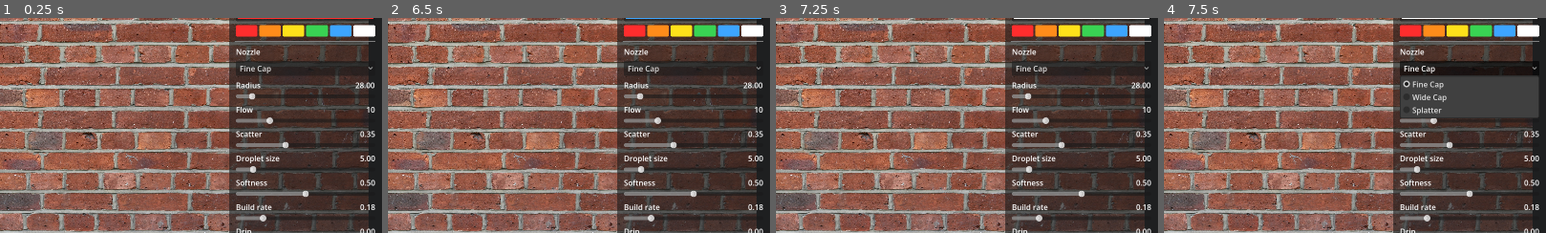
Above: before the commit, frames 1-4 (left to right).
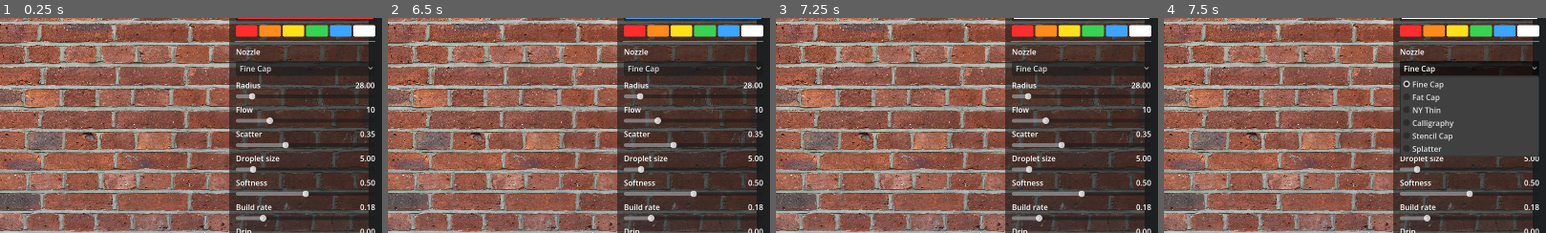
Above: after the commit, the same moments.

Repository: skynab/Brick-Wall-Spray-Paint
Game: Godot game, scene res://main.tscn
The game is run twice, just before and just after one commit, with the same random seed, the same clock (stepped at 60 frames per second) and the same inputs.
Inputs (mouse positions are % of the whole screen's width and height, from its top left):
- Up to frame 1 (0.25 s): no input
- Up to frame 2 (6.5 s): click "Auto-spray near wall" at 0.5 s; click "Mouse" at 1.25 s; click "Calibrate wall (3 corners)" at 2 s; click (82, 42) at 2.77 s; click (85, 42) at 3.52 s; click (88, 42) at 4.27 s; click (92, 42) at 5.02 s; click (95, 42) at 5.77 s
- Up to frame 3 (7.25 s): click (98, 42) at 6.52 s
- Up to frame 4 (7.5 s): click "Fine Cap" at 7.25 s
The pictures show only the part of the screen within x 50-100%, y 39-89%; the shares and areas given below are measured in that part.

Frames 1-3 are identical in both runs. In frame 4, 4.1% of the frame differs, in the area x 61-99%, y 35-65%.

Commit message:
Phase A Improvements

Diff:
--- /dev/null
+++ b/nozzles/calligraphy.tres
@@ -0,0 +1,17 @@
+[gd_resource type="Resource" script_class="Nozzle" load_steps=2 format=3 uid="uid://cnozcalligraphy01"]
+
+[ext_resource type="Script" path="res://scripts/nozzles/nozzle.gd" id="1_nozzle"]
+
+[resource]
+script = ExtResource("1_nozzle")
+nozzle_name = "Calligraphy"
+shape = 2
+aspect = 4.0
+angle = 45.0
+radius_px = 70.0
+flow = 16
+scatter = 0.6
+droplet_size_px = 9.0
+softness = 0.6
+build_rate = 0.12
+drip_chance = 0.0
--- a/nozzles/fine_cap.tres
+++ b/nozzles/fine_cap.tres
@@ -5,6 +5,9 @@
 [resource]
 script = ExtResource("1_nozzle")
 nozzle_name = "Fine Cap"
+shape = 0
+aspect = 1.0
+angle = 0.0
 radius_px = 28.0
 flow = 10
 scatter = 0.35
--- /dev/null
+++ b/nozzles/ny_thin.tres
@@ -0,0 +1,17 @@
+[gd_resource type="Resource" script_class="Nozzle" load_steps=2 format=3 uid="uid://cnoznythin01"]
+
+[ext_resource type="Script" path="res://scripts/nozzles/nozzle.gd" id="1_nozzle"]
+
+[resource]
+script = ExtResource("1_nozzle")
+nozzle_name = "NY Thin"
+shape = 1
+aspect = 3.5
+angle = 90.0
+radius_px = 26.0
+flow = 12
+scatter = 0.45
+droplet_size_px = 4.0
+softness = 0.5
+build_rate = 0.16
+drip_chance = 0.0
--- a/nozzles/splatter.tres
+++ b/nozzles/splatter.tres
@@ -5,6 +5,9 @@
 [resource]
 script = ExtResource("1_nozzle")
 nozzle_name = "Splatter"
+shape = 4
+aspect = 1.0
+angle = 0.0
 radius_px = 90.0
 flow = 6
 scatter = 1.0
--- /dev/null
+++ b/nozzles/stencil_cap.tres
@@ -0,0 +1,17 @@
+[gd_resource type="Resource" script_class="Nozzle" load_steps=2 format=3 uid="uid://cnozstencilcap01"]
+
+[ext_resource type="Script" path="res://scripts/nozzles/nozzle.gd" id="1_nozzle"]
+
+[resource]
+script = ExtResource("1_nozzle")
+nozzle_name = "Stencil Cap"
+shape = 3
+aspect = 1.0
+angle = 0.0
+radius_px = 70.0
+flow = 16
+scatter = 0.85
+droplet_size_px = 10.0
+softness = 0.25
+build_rate = 0.1
+drip_chance = 0.0
--- a/nozzles/wide_cap.tres
+++ b/nozzles/wide_cap.tres
@@ -4,7 +4,10 @@
 
 [resource]
 script = ExtResource("1_nozzle")
-nozzle_name = "Wide Cap"
+nozzle_name = "Fat Cap"
+shape = 0
+aspect = 1.0
+angle = 0.0
 radius_px = 110.0
 flow = 18
 scatter = 0.9
--- a/scripts/nozzles/nozzle.gd
+++ b/scripts/nozzles/nozzle.gd
@@ -3,8 +3,24 @@
 
 ## Tunable parameters for one spray cap. Presets live in res://nozzles/*.tres.
 
+## The geometric footprint of the spray cone. Drives how droplets are scattered
+## around the aim point (see SprayTool._sample_offset).
+##   ROUND    — even disc (classic cap).
+##   OVAL     — disc stretched by `aspect` (fat/thin fan caps).
+##   LINE     — narrow calligraphy stroke along the `angle` axis.
+##   SQUARE   — uniform square footprint (stencil / hard cap edge).
+##   SPLATTER — sparse jittered specks with size variation.
+enum Shape { ROUND, OVAL, LINE, SQUARE, SPLATTER }
+
 ## Display name shown in the HUD / menu.
 @export var nozzle_name: String = "Nozzle"
+## Footprint geometry of the spray cone.
+@export var shape: Shape = Shape.ROUND
+## Width-to-height stretch of the footprint. 1 = symmetric; >1 widens along the
+## local X axis (used by OVAL and LINE). Ignored by ROUND.
+@export_range(1.0, 8.0, 0.1) var aspect: float = 1.0
+## Rotation of the footprint in degrees. Orients OVAL/LINE/SQUARE patterns.
+@export_range(-180.0, 180.0, 1.0) var angle: float = 0.0
 ## Overall spray-cone radius in paint pixels (max droplet distance from aim).
 @export var radius_px: float = 60.0
 ## Droplets emitted per frame while the spray is held.
--- a/scripts/spray_tool.gd
+++ b/scripts/spray_tool.gd
@@ -7,6 +7,9 @@
 const NOZZLE_PATHS := [
 	"res://nozzles/fine_cap.tres",
 	"res://nozzles/wide_cap.tres",
+	"res://nozzles/ny_thin.tres",
+	"res://nozzles/calligraphy.tres",
+	"res://nozzles/stencil_cap.tres",
 	"res://nozzles/splatter.tres",
 ]
 
@@ -76,21 +79,58 @@
 	var col := current_color()
 	var center := Vector2(center_uv.x * float(res.x - 1), center_uv.y * float(res.y - 1))
 	var spread := noz.radius_px * lerpf(0.15, 1.0, clampf(noz.scatter, 0.0, 1.0))
+	var rot := deg_to_rad(noz.angle)
 
 	for i in noz.flow:
-		var ang := randf() * TAU
-		var norm := sqrt(randf()) # 0 at center, 1 at rim (uniform area)
-		var rad := norm * spread
-		var p := center + Vector2(cos(ang), sin(ang)) * rad
+		# Shape the footprint in unit space, scale to the cone, then orient it.
+		var s := _sample_offset(noz.shape, maxf(noz.aspect, 1.0))
+		var off: Vector2 = s.pos
+		var norm: float = s.norm
+		var size: float = s.size
+		var p := center + (off * spread).rotated(rot)
 		var uv := Vector2(p.x / float(res.x - 1), p.y / float(res.y - 1))
 		# Feather the cone: droplets near the rim deposit less paint.
-		var edge := 1.0 - smoothstep(AppConfig.SPRAY_EDGE_START, 1.0, norm)
-		paint_layer.stamp(uv, col, noz.droplet_size_px, noz.build_rate * edge, noz.softness)
+		var edge: float = 1.0 - smoothstep(AppConfig.SPRAY_EDGE_START, 1.0, norm)
+		paint_layer.stamp(uv, col, noz.droplet_size_px * size, noz.build_rate * edge, noz.softness)
 		# Per-droplet random drip (driven by the menu's Drip slider).
 		if noz.drip_chance > 0.0 and randf() < noz.drip_chance:
 			paint_layer.seed_drip(uv, col, AppConfig.DRIP_WIDTH, randf_range(AppConfig.DRIP_MIN_LEN, AppConfig.DRIP_MAX_LEN))
 
 	_update_dwell_drips(paint_layer, center, center_uv, col, noz)
+
+
+## Pick one droplet's position within a nozzle's footprint, in unit space
+## (roughly -1..1, before the cone radius and rotation are applied). Returns:
+##   pos  : Vector2 offset in unit footprint space.
+##   norm : 0 (core) .. 1 (rim), used for edge feathering.
+##   size : per-droplet droplet-size multiplier.
+func _sample_offset(shape: int, aspect: float) -> Dictionary:
+	match shape:
+		Nozzle.Shape.OVAL:
+			# Disc stretched along local X — fat/thin fan caps.
+			var ang := randf() * TAU
+			var r := sqrt(randf())
+			return {"pos": Vector2(cos(ang) * r * aspect, sin(ang) * r), "norm": r, "size": 1.0}
+		Nozzle.Shape.LINE:
+			# Long thin calligraphy stroke; ends feather, sides stay crisp.
+			var t := randf() * 2.0 - 1.0
+			var perp := (randf() * 2.0 - 1.0) * 0.12
+			return {"pos": Vector2(t * aspect, perp), "norm": absf(t), "size": 1.0}
+		Nozzle.Shape.SQUARE:
+			# Uniform rectangular footprint (stencil / hard cap edge).
+			var x := (randf() * 2.0 - 1.0) * aspect
+			var y := randf() * 2.0 - 1.0
+			return {"pos": Vector2(x, y), "norm": maxf(absf(x) / aspect, absf(y)), "size": 1.0}
+		Nozzle.Shape.SPLATTER:
+			# Sparse specks with strong size variation.
+			var ang := randf() * TAU
+			var r := sqrt(randf())
+			return {"pos": Vector2(cos(ang), sin(ang)) * r, "norm": r, "size": randf_range(0.4, 1.7)}
+		_:
+			# ROUND: even disc (uniform area).
+			var ang := randf() * TAU
+			var r := sqrt(randf())
+			return {"pos": Vector2(cos(ang), sin(ang)) * r, "norm": r, "size": 1.0}
 
 
 ## Seed a drip when the spray lingers over one spot (heavy build-up).
